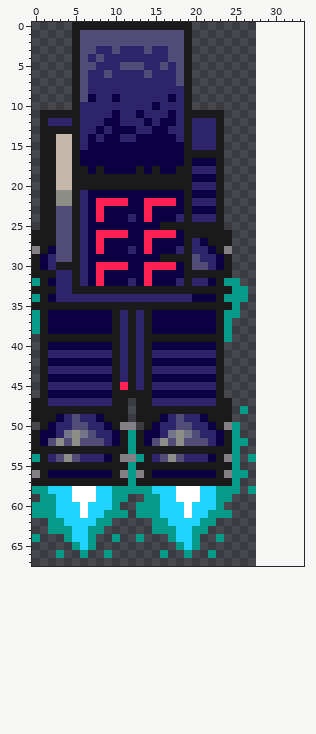
File history of a sprite sheet, NSW_api/data/mech_4.png. Above: the version before the commit.
The file is 28x68 pixels. The old version is drawn lined up with the new one, on the new canvas.
The result:
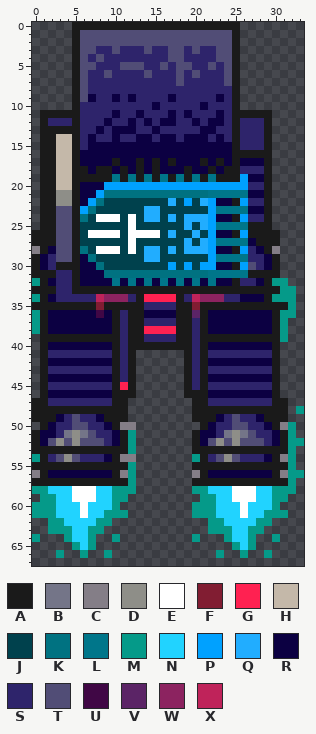
Palette (. is transparent): A #1a1a1a  B #747588  C #847e87  D #8e8e88  E #ffffff  F #811d32  G #ff2151  H #c4b8a9  J #00414d  K #007281  L #00768a  M #059a89  N #21d3ff  P #00a1ff  Q #21adff  R #0c0042  S #2e246b  T #514d76  U #400745  V #5b2466  W #8c2360  X #bf235a
What changed:
canvas 28x68 -> 34x68
y 0: x 20..25 ...... -> AAAAAA
y 1..2: x 19..25 A...... -> TTTTTTA
y 3: x 19..25 A...... -> STSSTTA
y 4: x 19..25 A...... -> SSSSTTA
y 5: x 19..25 A...... -> TSSTSTA
y 6: x 19..25 A...... -> STSSSTA
y 7: x 19..25 A...... -> SSSSSTA
y 8: x 19..25 A...... -> SSSSSSA
y 9: x 12 S -> R; x 19..25 A...... -> SSSSRSA
y 10: x 19..25 A...... -> SSRSSSA
y 11: x 19..29 AAAAA...... -> RSSSRSAAAAA
y 12: x 10 R -> S; x 12 S -> R; x 19..20 AS -> SR; x 22..29 SA...... -> RRSASSSA
y 13: x 16 R -> S; x 19 A -> S; x 21..29 SSA...... -> RRSSASSSA
y 14: x 9 R -> S; x 15 R -> S; x 19..21 ASS -> RRR; x 23..29 A...... -> RSASSSA
y 15: x 19..29 ASSSA...... -> RRRRRRASSSA
y 16: x 19..29 AAAAA...... -> RRRRRRAAAAA
y 17: x 10 R -> A; x 13 R -> A; x 15 R -> A; x 17 R -> A; x 19 A -> R; x 21 R -> A; x 24..29 ...... -> RARRRA
y 18: x 9 R -> A; x 11 R -> A; x 18 A -> R; x 20..29 SSSA...... -> RRARAASSSA
y 19: x 10 A -> L; x 12 A -> L; x 14 A -> L; x 16 A -> L; x 18 A -> L; x 20..22 RRR -> LAL; x 24..29 ...... -> AAPRRA
y 20: x 6..29 AAAAAAAAAAAAAASSSA...... -> RRRPPPPPPPPPPPPPPPPPPSSA
y 21: x 6 S -> R; x 8..29 RRRRRRRRRRRARRRA...... -> PKKKKKKKKKKKKKLLLLLRRA
y 22: x 6..29 SRGGGGRRGGGGRASSSA...... -> RPKJJJJJJJJQJPJQPRRAPSSA
y 23: x 6..29 SRGRRRRRGRRRRARRRA...... -> PKJJJJJJQQJJJJJJPLLLLRRA
y 24: x 6..29 SRGRRRSRGRRRSASSSA...... -> KJEEEJEJQQJQJQQQPRRAPSSA
y 25: x 6..29 SRRRRRRRRRAAAAAAAA...... -> JJJJJJEJJJJJJQJQPLLLLAAA
y 26: x 6..30 SRGGGGRRGGGGRAAAAAA...... -> JEEEEJEEEEJQJJQJPRRAPAAAA
y 27: x 6..30 SRGRRRRRGRRRRASRAAA...... -> JJJJJJEJJJJJJQJQPLLLLRAAA
y 28: x 6..30 SRGRRRSRGRRRSASSRAC...... -> KJEEEJEJQQJQJQQQPRRAPSRAC
y 29: x 6..30 SRRRRRRRRRAAAATSSRA...... -> RKJJJJJJQQJJJJJJPLLLLSSRA
y 30: x 6 S -> R; x 8..22 GGGGRRGGGGRATTS -> KJJJJJJJJPJPJPP; x 24..30 A...... -> RAPTSRA
y 31: x 6 S -> R; x 8..30 GRRRRRGRRRRAAAAAA...... -> RKKKKKKKKKKKKKLLLLLAAAA
y 32: x 6 S -> R; x 8 G -> R; x 10 R -> L; x 12 S -> L; x 14 G -> L; x 16 R -> L; x 18..31 SASSRAMM...... -> LRLRLRRASSRAMM
y 33: x 25..32 MM...... -> AAAAAAMM
y 34: x 8..11 SSSS -> XWWW; x 13..18 SSSSSS -> AGGGGA; x 20..32 RRRAMMM...... -> XWWWSSRRRAMMM
y 35: x 8 A -> F; x 14..17 AAAA -> SSSS; x 20 A -> F; x 25..32 M....... -> AAAAAAAM
y 36: x 8 R -> U; x 13..14 SA -> AR; x 18..21 RRRR -> AAVA; x 23..32 AMM....... -> RRRRRRRAMM
y 37: x 13..21 SARRRRRRR -> ASSSSAASA; x 23..31 AM....... -> RRRRRRRAM
y 38: x 13..21 SARRRRRRR -> AGGGGAASA; x 23..31 AM....... -> RRRRRRRAM
y 39: x 13..17 SAAAA -> ASSSS; x 20 A -> S; x 24..31 M....... -> AAAAAAAM
y 40: x 13 S -> A; x 15..21 RRRRRRR -> AAAAASA; x 23..30 A....... -> RRRRRRRA
y 41: x 13..19 SASSSSS -> ......A; x 21 S -> A; x 23..30 A....... -> SSSSSSSA
y 42: x 13..21 SARRRRRRR -> ......ASA; x 23..30 A....... -> RRRRRRRA
y 43: x 13..19 SASSSSS -> ......A; x 21 S -> A; x 23..30 A....... -> SSSSSSSA
y 44: x 13..21 SARRRRRRR -> ......ASA; x 23..30 A....... -> RRRRRRRA
y 45: x 13..19 SASSSSS -> ......A; x 21 S -> A; x 23..30 A....... -> SSSSSSSA
y 46: x 13..21 AARRRRRRR -> ......AAA; x 23..30 A....... -> RRRRRRRA
y 47: x 13..21 AASSSSSSS -> .......AA; x 23..31 AA....... -> SSSSSSSAA
y 48: x 13..19 AAAAAAA -> .......; x 25..31 .M..... -> AAAAAAA; x 33 . -> M
y 49: x 13..21 AAARSTSSR -> .......AA; x 23..31 AA....... -> RSTSSRAAA
y 50: x 14..21 ARSSTTSS -> .......A; x 23..32 ACM....... -> SSTTSSRACM
y 51: x 13..32 ARRSBDBTSSRAM....... -> .......ARRSBDBTSSRAM
y 52: x 13..33 ARTDTDTTTSRAMM....... -> .......ARTDTDTTTSRAMM
y 53: x 13..19 AAAAAAA -> .......; x 25..32 M....... -> AAAAAAAM
y 54: x 13..32 MASTDTSSSRACM.M..... -> .......MASTDTSSSRACM
y 55: x 13..19 AAAAAAA -> .......; x 25..32 M....... -> AAAAAAAM
y 56: x 13..21 CARRRRRRR -> .......CA; x 23..33 ACMM....... -> RRRRRRRACMM
y 57: x 13..19 AAAAAAA -> .......; x 25..32 M....... -> AAAAAAAM
y 58: x 13..21 MMNNNEEEN -> .......MM; x 23..32 MMM.M..... -> NNEEENNMMM
y 59: x 14..31 MMNNEEENNMM....... -> .......MMNNEEENNMM
y 60: x 13..30 MMMNNNENNNM....... -> .......MMMNNNENNNM
y 61: x 13..21 MMMNNNENN -> .......MM; x 23..31 MM....... -> NNNENNMMM
y 62: x 15..21 MMNNNNM -> .......; x 23..29 ....... -> MNNNNMM
y 63: x 15..28 MMMNNMM....... -> .......MMMNNMM
y 64: x 13 M -> .; x 17..19 MNN -> ...; x 23..27 M.... -> .MNNM; x 30 . -> M
y 65: x 18..20 MNM -> ...; x 25..27 ... -> MNM
y 66: x 16 M -> .; x 19 M -> .; x 22..23 M. -> .M; x 26 . -> M; x 29 . -> M
Changed places in both pictures, as pixel boxes (x1, y1, x2, y2):
changed: (80, 22, 304, 558)
